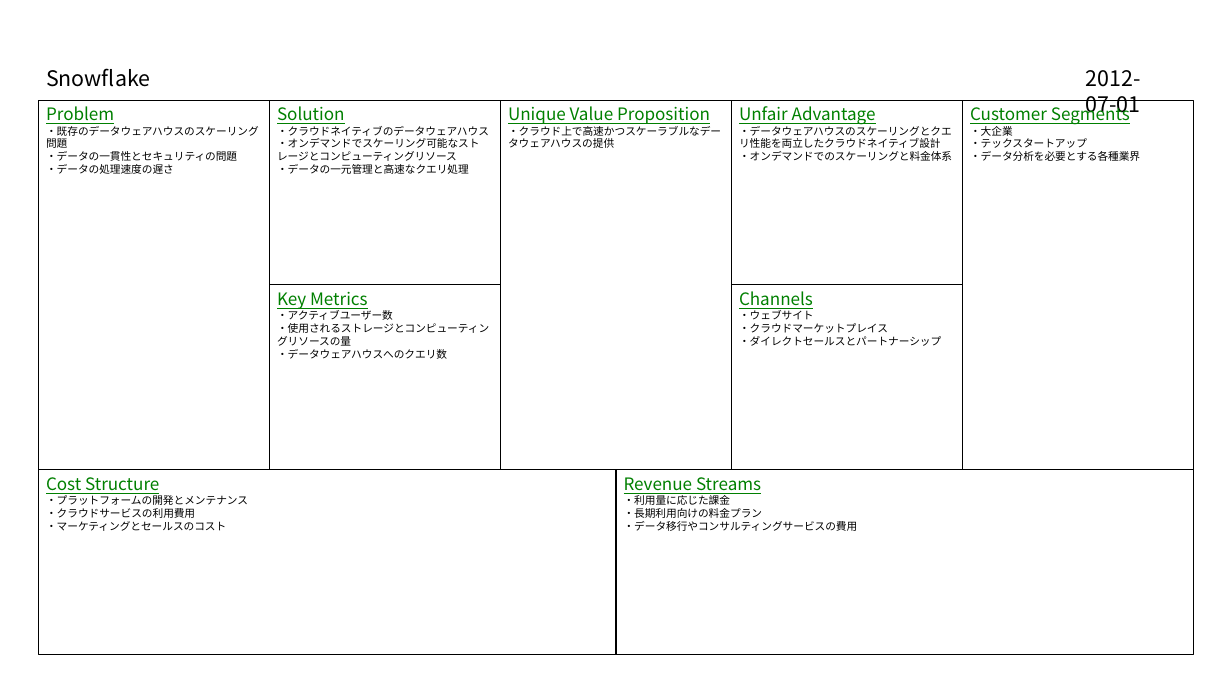
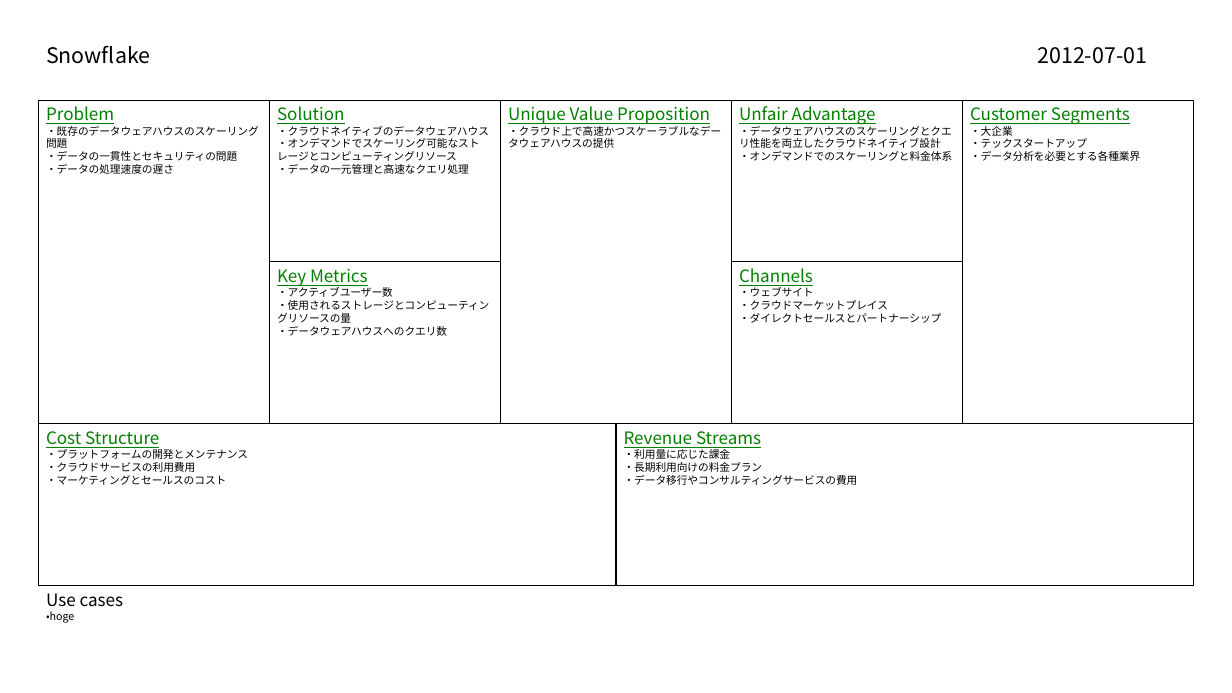
Before and after one commit to t0m0h1r0/LeanCanvas, a slide deck: slide 11 of sample.pptx. Drawn at 1232x693 pixels with LibreOffice and Linux fonts; fonts in the diff are those of the drawing. Boxes give left, top, right and bottom in pixels: in the first picture for what was removed or moved away, otherwise in the second. Text is boxed around its words. In the diff, an @@ line names an element or a change of style, - is before the commit and + after.

```diff
--- a/sample.pptx
+++ b/sample.pptx
@@ text "Snowflake": place and size @@
-text "Snowflake" at (46,68,150,87)
+text "Snowflake" at (46,45,150,64)
@@ text "2012-07-01" rewrapped from (1086,70,1141,118) to (1037,47,1147,64) @@
@@ rectangle "Problem": place and size @@
-rectangle "Problem" at (38,100,270,470)
+rectangle "Problem" at (38,100,270,424)
@@ rectangle "Solution": place and size @@
-rectangle "Solution" at (270,100,500,285)
+rectangle "Solution" at (270,100,500,262)
@@ rectangle "Unique Value Proposition": place and size @@
-rectangle "Unique Value Proposition" at (500,100,732,470)
+rectangle "Unique Value Proposition" at (500,100,732,424)
@@ rectangle "Unfair Advantage": place and size @@
-rectangle "Unfair Advantage" at (732,100,962,285)
+rectangle "Unfair Advantage" at (732,100,962,262)
@@ rectangle "Customer Segments": place and size @@
-rectangle "Customer Segments" at (962,100,1194,470)
+rectangle "Customer Segments" at (962,100,1194,424)
@@ rectangle "Key Metrics": place and size @@
-rectangle "Key Metrics" at (270,285,500,470)
+rectangle "Key Metrics" at (270,262,500,424)
@@ rectangle "Channels": place and size @@
-rectangle "Channels" at (732,285,962,470)
+rectangle "Channels" at (732,262,962,424)
@@ rectangle "Cost Structure": place and size @@
-rectangle "Cost Structure" at (38,470,616,654)
+rectangle "Cost Structure" at (38,424,616,585)
@@ rectangle "Revenue Streams": place and size @@
-rectangle "Revenue Streams" at (616,470,1194,654)
+rectangle "Revenue Streams" at (616,424,1194,585)
@@ text added at (46,593,124,623), 16 pt, text #000000 @@
+Use cases
+•hoge
```
Also in this commit, not shown: 15 other slides changed, 6 other files.
